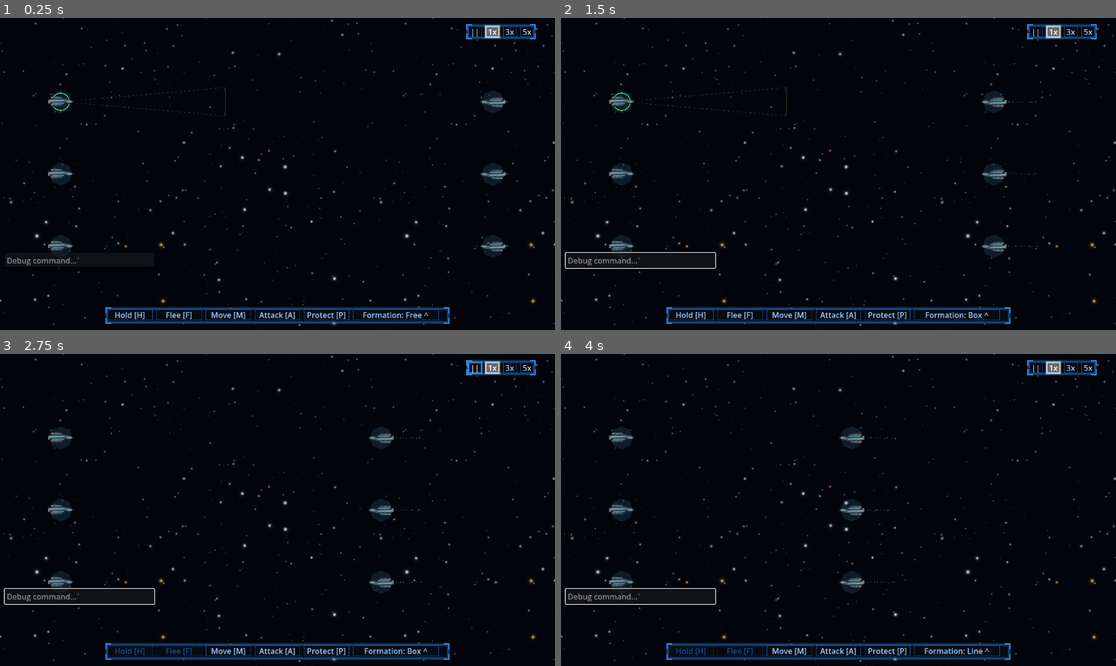
Above: before the commit, frames 1-4 (two rows, left to right).
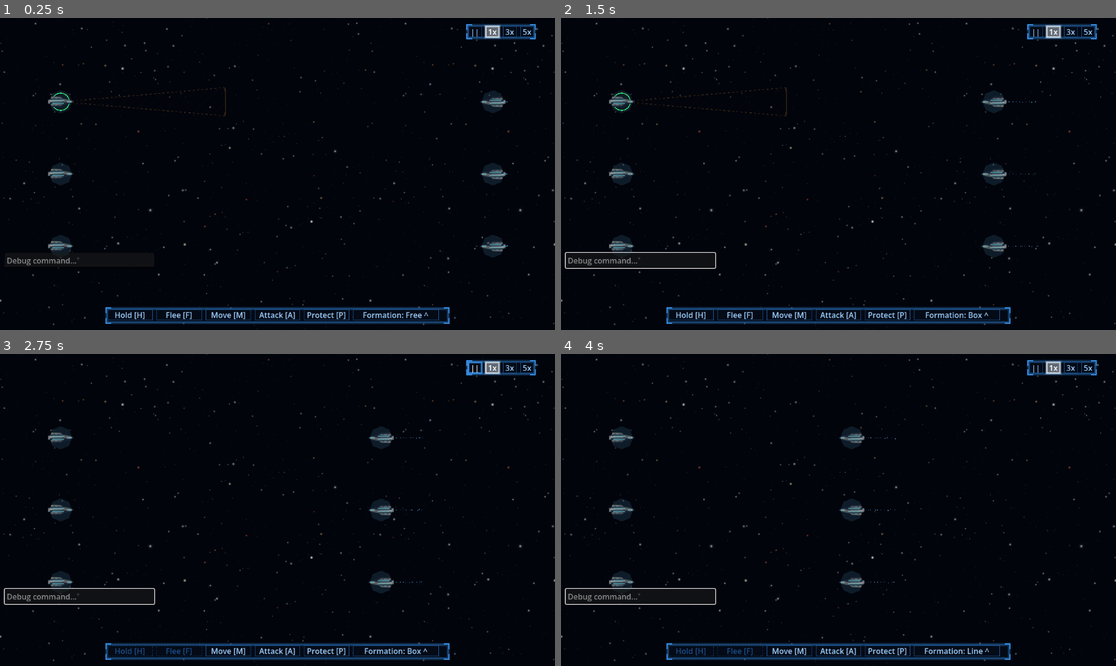
Above: after the commit, the same moments.

Repository: darthlemi/SpaceGame
Game: Godot game, scene res://scenes/combat/combat_scene.tscn
Same seed, same stepped clock (60 frames per second), same inputs: the game is played once before the commit and once after it. This scene is started directly instead of the project's main scene.
Inputs (mouse positions are in pixels of both pictures, inside the frame that each line leads up to):
- Up to frame 1 (0.25 s): no input
- Up to frame 2 (1.5 s): click (638, 261) at 0.52 s; type "12" at 0.6 s; tap Enter at 1.25 s; move the mouse to (960, 158) at 1.27 s; hold D from 1.28 s (still down); hold 4 (formation_box) from 1.28 s (still down); click (960, 158) at 1.42 s
- Up to frame 3 (2.75 s): tap Space at 1.52 s; release D at 2 s; release 4 (formation_box) at 2 s; click "||" at 2 s
- Up to frame 4 (4 s): drag from (727, 525) to (810, 572) at 2.77 s; move the mouse to (894, 441) at 3.52 s; hold D from 3.53 s (still down); hold 2 (formation_line) from 3.53 s (still down)

The runs differ from the first frame. In frame 1, 0.3% of the frame differs, in the area x 1-100%, y 0-99%; in frame 2, 0.3%; in frame 3, 0.3%; in frame 4, 0.3%.

Commit message:
Add combat scenery: hand-placed planets and asteroids per system
Replaces the one-off test planet layer in combat_starfield with a
Scenery ParallaxLayer driven by CombatScenery, 5 hand-authored
recipes selected deterministically by system id (same hash pattern
as StarfieldAssignment). Recovers the approved asteroid/planet
renders that were sitting in old session scratchpads and copies them
into assets/sprites/backgrounds/. test_combat_scenery.gd enforces
determinism and that same-type bodies (and the ship box) never
overlap; planet-asteroid pairs are allowed to sit close.

Diff:
--- a/scenes/combat/combat_starfield.tscn
+++ b/scenes/combat/combat_starfield.tscn
@@ -1,9 +1,8 @@
-[gd_scene load_steps=5 format=3]
+[gd_scene load_steps=4 format=3]
 
 [ext_resource type="Script" path="res://scripts/combat/combat_starfield.gd" id="1"]
 [ext_resource type="Texture2D" path="res://assets/sprites/backgrounds/starfield/depth_layers/deep_background.png" id="2"]
 [ext_resource type="Texture2D" path="res://assets/sprites/backgrounds/starfield/depth_layers/mid_distance.png" id="3"]
-[ext_resource type="Texture2D" path="res://assets/sprites/backgrounds/starfield/depth_layers/foreground.png" id="4"]
 
 [node name="CombatStarfield" type="ParallaxBackground"]
 script = ExtResource("1")
@@ -40,13 +39,5 @@
 region_rect = Rect2(0, 0, 3200, 3200)
 texture_repeat = 2
 
-[node name="Foreground" type="ParallaxLayer" parent="."]
-motion_scale = Vector2(0.5, 0.5)
-motion_mirroring = Vector2(3200, 3200)
-
-[node name="Sprite2D" type="Sprite2D" parent="Foreground"]
-centered = false
-texture = ExtResource("4")
-region_enabled = true
-region_rect = Rect2(0, 0, 3200, 3200)
-texture_repeat = 2
+[node name="Scenery" type="ParallaxLayer" parent="."]
+motion_scale = Vector2(0.98, 0.98)
--- /dev/null
+++ b/scripts/background/combat_scenery.gd
@@ -0,0 +1,54 @@
+class_name CombatScenery
+extends RefCounted
+
+const PLANETS_DIR := "res://assets/sprites/backgrounds/planets/"
+const ASTEROIDS_DIR := "res://assets/sprites/backgrounds/asteroids/"
+
+enum BodyType { PLANET, ASTEROID }
+
+# Hand-placed, not procedural -- only 5 combat backdrops exist, so curating each by eye is
+# simpler than a general collision solver. "radius" is each body's approximate visible
+# radius at its scale, used only by test_combat_scenery.gd's overlap check below, never at
+# runtime. Rule enforced by that test: same-type pairs (planet-planet, asteroid-asteroid)
+# never overlap and never reach into the ship/combat box; planet-asteroid pairs are allowed
+# to sit close (an asteroid near a planet is fine; see the design feedback this followed).
+const RECIPES := [
+	# 0: lone_giant
+	[
+		{"type": BodyType.PLANET, "texture": "planet_gas_purple.png", "position": Vector2(1600, 650), "scale": 4.0, "radius": 512.0},
+	],
+	# 1: binary_giants -- two planets kept far apart, each with one nearby asteroid.
+	[
+		{"type": BodyType.PLANET, "texture": "planet_gas_red_ring.png", "position": Vector2(500, 550), "scale": 3.5, "radius": 448.0},
+		{"type": BodyType.ASTEROID, "texture": "v1_round_a.png", "position": Vector2(950, 600), "scale": 1.5, "radius": 270.0},
+		{"type": BodyType.PLANET, "texture": "planet_earthlike.png", "position": Vector2(2700, 2700), "scale": 3.2, "radius": 410.0},
+		{"type": BodyType.ASTEROID, "texture": "v5_very_elongated_b.png", "position": Vector2(2250, 2650), "scale": 1.4, "radius": 252.0},
+	],
+	# 2: asteroid_field -- a pre-composed cluster plus two more scattered singles, no planet.
+	[
+		{"type": BodyType.ASTEROID, "texture": "cluster_v3_seed1.png", "position": Vector2(1600, 2700), "scale": 2.5, "radius": 325.0},
+		{"type": BodyType.ASTEROID, "texture": "v2_elongated_a.png", "position": Vector2(950, 2400), "scale": 1.3, "radius": 234.0},
+		{"type": BodyType.ASTEROID, "texture": "v4_elongated_cluster_c.png", "position": Vector2(2250, 2350), "scale": 1.3, "radius": 234.0},
+	],
+	# 3: moon_and_belt -- a moon with a loose asteroid belt near it.
+	[
+		{"type": BodyType.PLANET, "texture": "moon_icy.png", "position": Vector2(2700, 550), "scale": 3.0, "radius": 384.0},
+		{"type": BodyType.ASTEROID, "texture": "v1_round_b.png", "position": Vector2(1850, 450), "scale": 1.0, "radius": 180.0},
+		{"type": BodyType.ASTEROID, "texture": "v1_round_c.png", "position": Vector2(2300, 600), "scale": 1.0, "radius": 180.0},
+		{"type": BodyType.ASTEROID, "texture": "v1_round_d.png", "position": Vector2(2750, 800), "scale": 1.0, "radius": 180.0},
+	],
+	# 4: busy_system -- two distant planets, each with its own nearby asteroid(s).
+	[
+		{"type": BodyType.PLANET, "texture": "planet_gas_purple.png", "position": Vector2(550, 600), "scale": 3.0, "radius": 384.0},
+		{"type": BodyType.PLANET, "texture": "planet_earthlike.png", "position": Vector2(2650, 2600), "scale": 3.0, "radius": 384.0},
+		{"type": BodyType.ASTEROID, "texture": "cluster_v3_seed1.png", "position": Vector2(950, 750), "scale": 2.0, "radius": 260.0},
+		{"type": BodyType.ASTEROID, "texture": "v3_round_cluster_b.png", "position": Vector2(2300, 2450), "scale": 1.2, "radius": 216.0},
+	],
+]
+
+static func pick(id: String) -> Array:
+	return RECIPES[abs(hash(id)) % RECIPES.size()]
+
+static func texture_path(placement: Dictionary) -> String:
+	var dir: String = PLANETS_DIR if placement.type == BodyType.PLANET else ASTEROIDS_DIR
+	return dir + placement.texture
--- a/scripts/combat/combat_starfield.gd
+++ b/scripts/combat/combat_starfield.gd
@@ -2,6 +2,13 @@
 extends ParallaxBackground
 
 @onready var _base_sprite: Sprite2D = $Base/Sprite2D
+@onready var _scenery_layer: ParallaxLayer = $Scenery
 
 func setup(system_id: String) -> void:
 	_base_sprite.texture = load(StarfieldAssignment.base_texture_path(system_id, StarfieldAssignment.COMBAT_CATEGORIES))
+	for placement in CombatScenery.pick(system_id):
+		var sprite := Sprite2D.new()
+		sprite.texture = load(CombatScenery.texture_path(placement))
+		sprite.position = placement.position
+		sprite.scale = Vector2.ONE * placement.scale
+		_scenery_layer.add_child(sprite)
--- a/tests/run_tests.gd
+++ b/tests/run_tests.gd
@@ -58,6 +58,7 @@
 		preload("res://tests/test_fleet_budget.gd"),
 		preload("res://tests/test_npc_jump_planner.gd"),
 		preload("res://tests/test_starfield_assignment.gd"),
+		preload("res://tests/test_combat_scenery.gd"),
 	]
 	var total_failures := 0
 	for script in test_scripts:
--- /dev/null
+++ b/tests/test_combat_scenery.gd
@@ -0,0 +1,37 @@
+extends RefCounted
+
+const CombatSceneryScript = preload("res://scripts/background/combat_scenery.gd")
+
+# Keep in sync with the ship spawn points in combat_scene.tscn's exported defaults: the
+# rectangle any scenery body must stay clear of so a planet/asteroid never reads as part of
+# the fight.
+const SHIP_BOX := Rect2(800, 1250, 1600, 700)
+
+static func run() -> Array[String]:
+	var failures: Array[String] = []
+
+	var first := CombatSceneryScript.pick("sol")
+	var second := CombatSceneryScript.pick("sol")
+	if first != second:
+		failures.append("pick: expected deterministic result for the same id")
+
+	for recipe_index in CombatSceneryScript.RECIPES.size():
+		var recipe: Array = CombatSceneryScript.RECIPES[recipe_index]
+		for i in recipe.size():
+			var a: Dictionary = recipe[i]
+			if _circle_hits_rect(a.position, a.radius, SHIP_BOX):
+				failures.append("recipe %d: %s overlaps the ship box" % [recipe_index, a.texture])
+			for j in range(i + 1, recipe.size()):
+				var b: Dictionary = recipe[j]
+				var distance: float = a.position.distance_to(b.position)
+				var same_type: bool = a.type == b.type
+				if same_type and distance < a.radius + b.radius:
+					failures.append("recipe %d: %s overlaps %s (distance %.1f < radii sum %.1f)" % [recipe_index, a.texture, b.texture, distance, a.radius + b.radius])
+
+	return failures
+
+static func _circle_hits_rect(center: Vector2, radius: float, rect: Rect2) -> bool:
+	var closest := Vector2(
+		clampf(center.x, rect.position.x, rect.position.x + rect.size.x),
+		clampf(center.y, rect.position.y, rect.position.y + rect.size.y))
+	return center.distance_to(closest) < radius
Binary file added: assets/sprites/backgrounds/asteroids/cluster_v3_seed1.png
Not shown, added: assets/sprites/backgrounds/asteroids/cluster_v3_seed1.png.import
Binary file added: assets/sprites/backgrounds/asteroids/v1_round_a.png
Not shown, added: assets/sprites/backgrounds/asteroids/v1_round_a.png.import
Binary file added: assets/sprites/backgrounds/asteroids/v1_round_b.png
Not shown, added: assets/sprites/backgrounds/asteroids/v1_round_b.png.import
Binary file added: assets/sprites/backgrounds/asteroids/v1_round_c.png
Not shown, added: assets/sprites/backgrounds/asteroids/v1_round_c.png.import
Binary file added: assets/sprites/backgrounds/asteroids/v1_round_d.png
Not shown, added: assets/sprites/backgrounds/asteroids/v1_round_d.png.import
Binary file added: assets/sprites/backgrounds/asteroids/v2_elongated_a.png
Not shown, added: assets/sprites/backgrounds/asteroids/v2_elongated_a.png.import
(and 50 more such lines)
